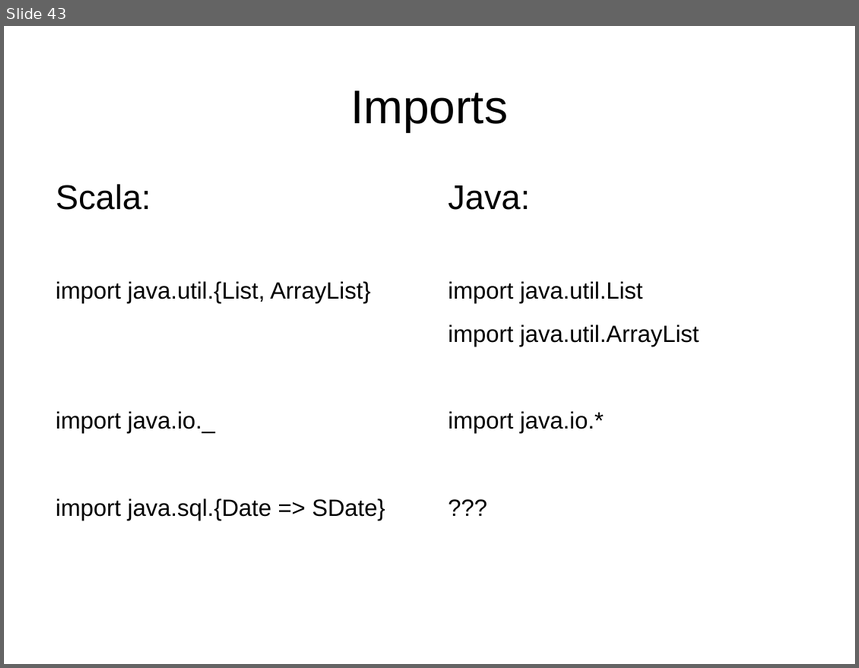
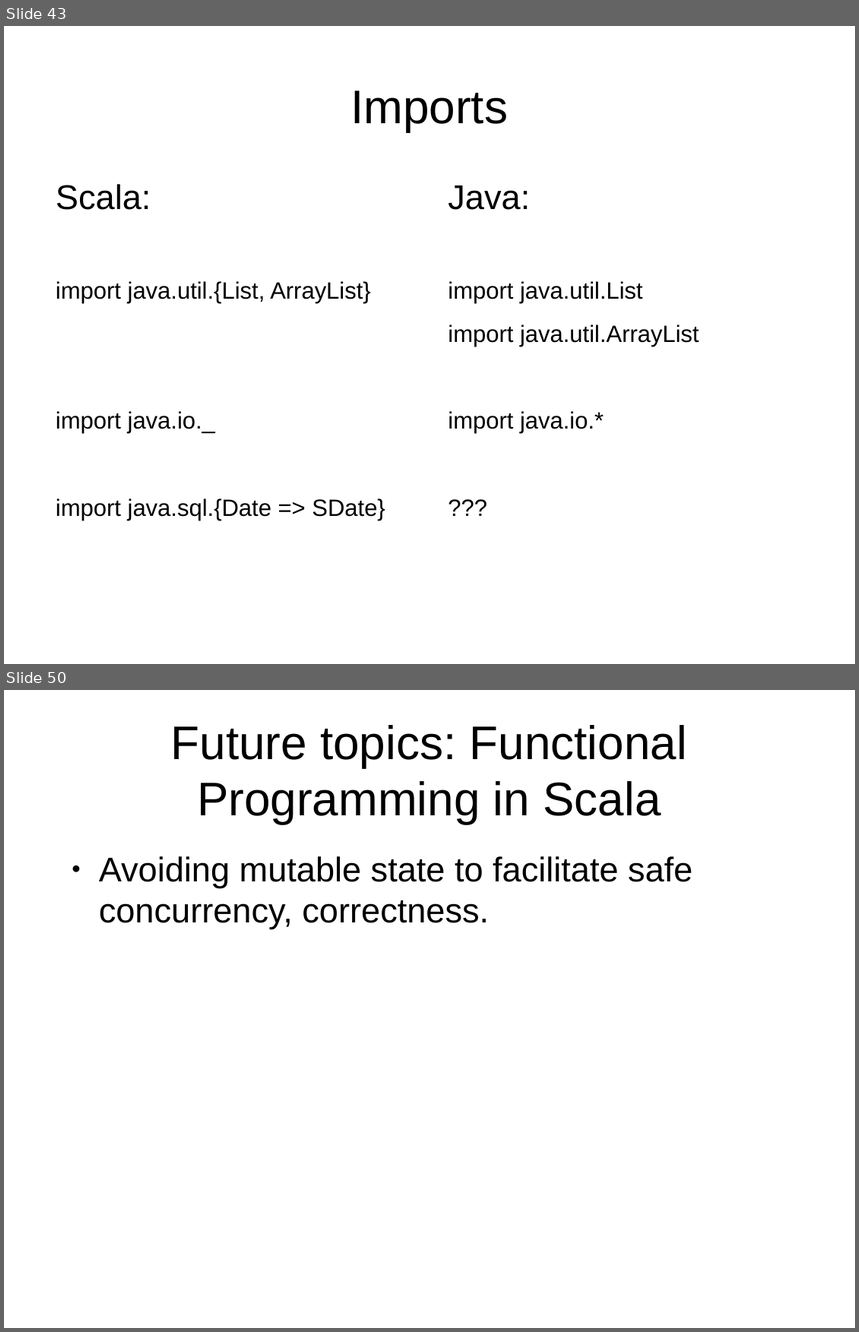
Before and after one commit to kaesler/ScalaTalk, a slide deck: my_slides/ScalaTalk.odp. Shown one above the other, each under a label of ours: slide 43 before the commit, slides 43 and 50 after it; the slides between them are not shown. The pictures are 859x668 and 859x1332 pixels, drawn with LibreOffice and Linux fonts; fonts in the diff are those of the drawing; background and template pictures are left out. Boxes give left, top, right and bottom in pixels: in the first picture for what was removed or moved away, otherwise in the second. Text is boxed around its words. In the diff, an @@ line names an element or a change of style, - is before the commit and + after.

```diff
--- a/my_slides/ScalaTalk.odp
+++ b/my_slides/ScalaTalk.odp
@@ slide 50 added at bbox=[4, 690, 855, 1328], background #FFFFFF @@
@@ title added at bbox=[171, 725, 687, 825], 44 pt, text #000000 @@
+Future topics: Functional Programming in Scala
@@ text added at bbox=[99, 856, 693, 929], 32 pt, text #000000 @@
+● Avoiding mutable state to facilitate safe concurrency, correctness.
```
Also in this commit, not shown: 10 slides changed, 4 other slides added, 1 slide removed.
